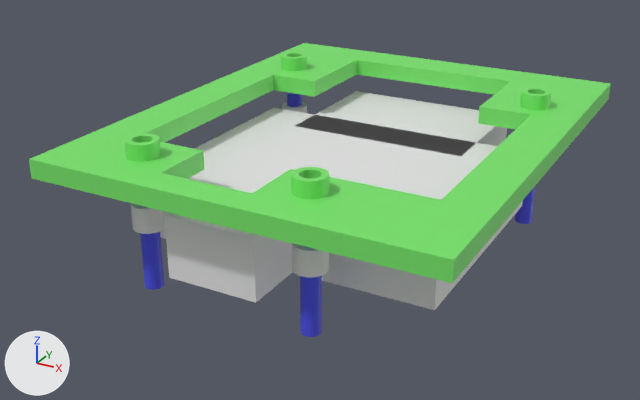
One commit to the Blender file arduino-holder-200212-bool.blend: the scene before it, then after it.
Before and after are seen from a 50 mm camera at (62.0, -124.6, 57.5) aimed at (-4.1, -4.5, -2.5). Lighting does not change. The marker at lower left points along +X, +Y and +Z.

Names of what the first picture shows: 'Cube.001', 'Cube.002', 'Cube.003', 'base', 'c1', 'c3', 'c4', 'zc3.001', 'zc4.001'.
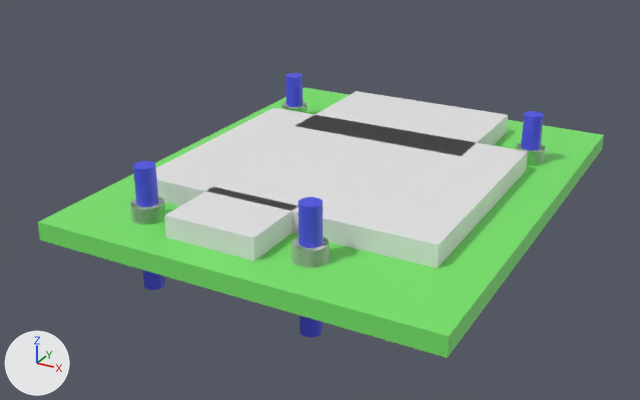
Edits to the bpy script that builds the scene:
```text
Change ob_base:
    ob_base.location: (0.0, 0.0, 10.0) -> (0.0, 0.0, 0.0)
Change ob_c3:
    ob_c3.scale: (1.5, 1.5, 10.0) -> (1.62, 1.62, 10.0)
Change ob_c1:
    ob_c1.scale: (1.5, 1.5, 10.0) -> (1.62, 1.62, 10.0)
```

Location of each change, (x1, y1, x2, y2) in pixels of the pictures (640 x 400 px):
'base', moved: before (29, 43, 611, 283); after (38, 87, 604, 358)
'c3', rescaled: before (300, 246, 322, 337); after (298, 197, 323, 337)
'c1', rescaled: before (287, 92, 302, 107); after (286, 73, 303, 107)
